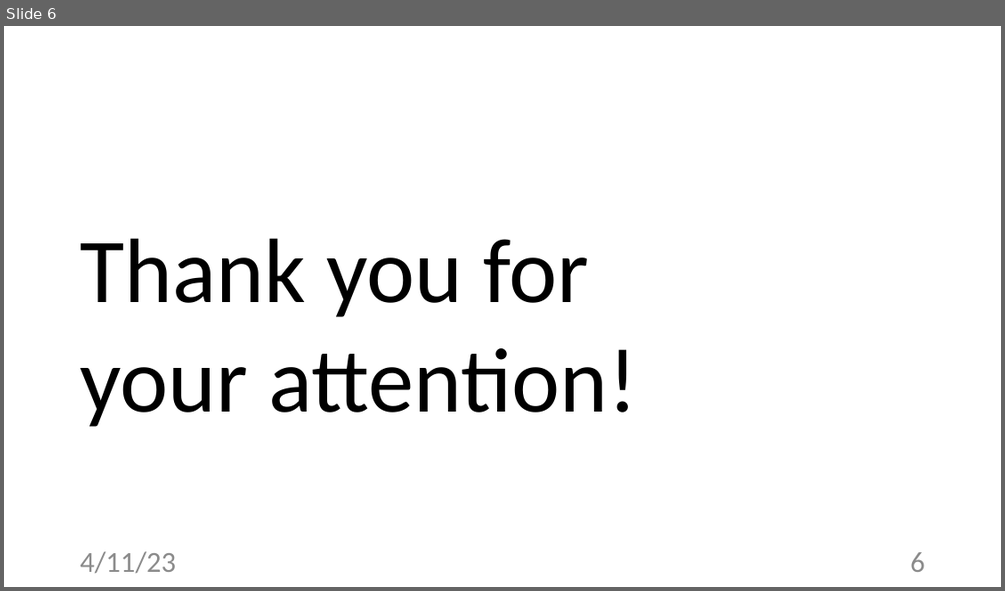
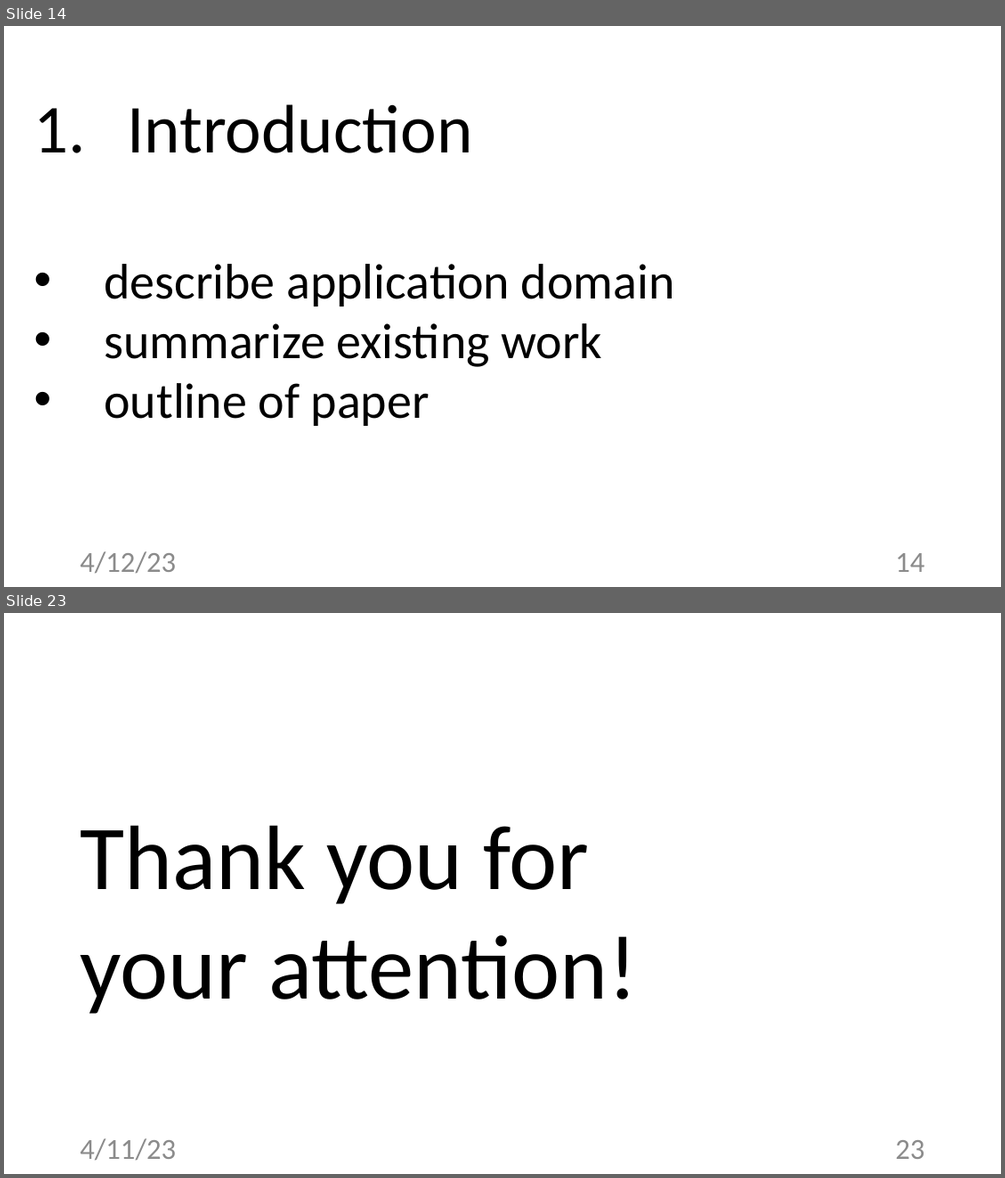
Before and after one commit to alexjungaalto/FederatedLearning, a slide deck: slides/CS-E4740_FLProject.pptx. Shown one above the other, each under a label of ours: slide 6 before the commit, slides 14 and 23 after it; the slides between them are not shown. The pictures are 1005x591 and 1005x1178 pixels, drawn with LibreOffice and Linux fonts; fonts in the diff are those of the drawing. Boxes give left, top, right and bottom in pixels: in the first picture for what was removed or moved away, otherwise in the second. Text is boxed around its words. In the diff, an @@ line names an element or a change of style, - is before the commit and + after.

```diff
--- a/slides/CS-E4740_FLProject.pptx
+++ b/slides/CS-E4740_FLProject.pptx
@@ slide 14 added at (4,26,1001,587), background #FFFFFF @@
@@ text added at (104,104,675,426), 48 pt, text #000000 @@
+1. Introduction
+• describe application domain
+• summarize existing work
+• outline of paper
@@ text added at (80,551,176,573), 28 pt, text #8C8C8C @@
+4/12/23
@@ page number added at (895,553,924,572), 28 pt, text #8C8C8C @@
+14
@@ what was slide 6 is now slide 23 @@
@@ page number at (895,1140,924,1159): text changed @@
-6
+23
```
Also in this commit, not shown: 4 slides changed, 16 other slides added, 3 other files.
